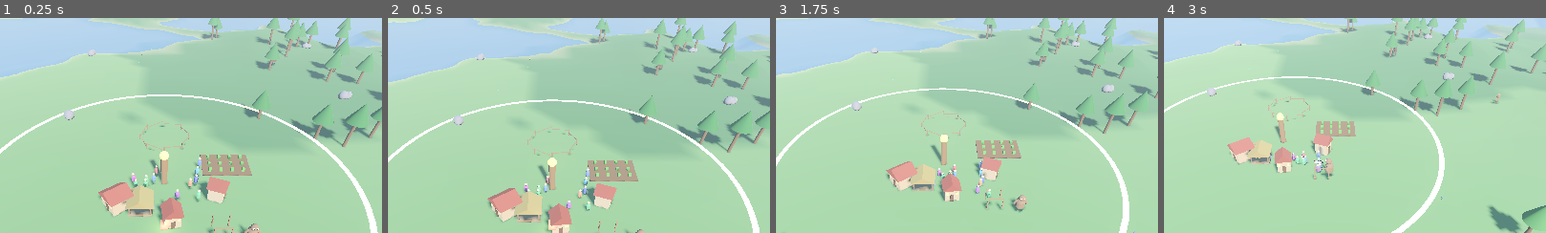
Above: before the commit, frames 1-4 (left to right).
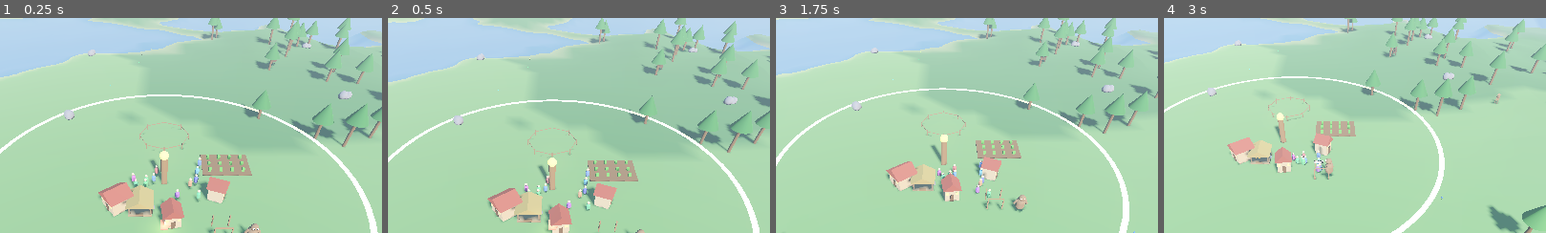
Above: after the commit, the same moments.

Repository: tjloman/tjloman
Game: Godot game, scene res://scenes/main.tscn
Same seed, same stepped clock (60 frames per second), same inputs: the game is played once before the commit and once after it.
Inputs (mouse positions are % of the whole screen's width and height, from its top left):
- Up to frame 1 (0.25 s): no input
- Up to frame 2 (0.5 s): no input
- Up to frame 3 (1.75 s): move the mouse to (72, 45) at 0.52 s; hold Right 0.53-1.25 s; hold S (cam_back) 0.53-1.25 s; click (72, 45) at 0.67 s; drag from (30, 55) to (45, 70) at 1.27 s
- Up to frame 4 (3 s): move the mouse to (60, 28) at 2.02 s; hold Right 2.03-2.75 s; hold A (cam_left) 2.03-2.75 s; drag from (45, 70) to (20, 35) at 2.77 s
The pictures show only the part of the screen within x 28-78%, y 0-50%; the shares and areas given below are measured in that part.

The runs differ from the first frame. In frame 1, 0.1% of the frame differs, in the area x 36-50%, y 48-62%; in frame 2, 0.1%; in frame 3, 0.1%; in frame 4, 0.1%.

Commit message:
Fix boot errors: off-tree transforms and a shadowed 'witness'
look_at/to_global need a node inside the tree, but the pen rails and
starting houses were being oriented before add_child — compute their
bases with Basis.looking_at instead (the pen code's to_local(to_global())
round-trip was a no-op anyway). Rename the creature's local 'witness'
so it stops shadowing the witness() method.

Co-Authored-By: Claude Fable 5 <noreply@anthropic.com>
Claude-Session: https://claude.ai/code/session_01NqBKfyc5c6bViy6kUi2S7P

Diff:
--- a/scripts/creature/creature.gd
+++ b/scripts/creature/creature.gd
@@ -219,10 +219,10 @@
 		if village != null:
 			village.change_belief(4.0)  # terror is still proof of the divine
 			for v in get_tree().get_nodes_in_group("villagers"):
-				var witness := v as Villager
-				if witness.global_position.distance_to(global_position) < 15.0:
-					witness.scare(global_position)
-					witness.witness_horror(4.0)
+				var onlooker := v as Villager
+				if onlooker.global_position.distance_to(global_position) < 15.0:
+					onlooker.scare(global_position)
+					onlooker.witness_horror(4.0)
 	_target_prey = null
 	state = State.EATING
 	_action_time = 2.0
--- a/scripts/world/village.gd
+++ b/scripts/world/village.gd
@@ -80,13 +80,15 @@
 	pen.position = _pen_center
 	for i in 8:
 		var angle := TAU * i / 8.0
+		var next_angle := angle + TAU / 8.0
 		var post_pos := Vector3(cos(angle) * 4.0, 0.5, sin(angle) * 4.0)
+		var next_pos := Vector3(cos(next_angle) * 4.0, 0.5, sin(next_angle) * 4.0)
 		pen.add_child(Util.box(Vector3(0.15, 1.0, 0.15), Color(0.5, 0.38, 0.25), post_pos))
 		var rail := Util.box(Vector3(0.08, 0.08, 3.1), Color(0.55, 0.42, 0.28),
-			(post_pos + Vector3(cos(angle + TAU / 8.0) * 4.0, 0.5, sin(angle + TAU / 8.0) * 4.0)) / 2.0 \
-			+ Vector3(0, 0.25, 0))
-		rail.look_at_from_position(rail.position,
-			pen.to_local(pen.to_global(post_pos)), Vector3.UP)
+			(post_pos + next_pos) / 2.0 + Vector3(0, 0.25, 0))
+		# Aim the rail along the fence line with pure math — look_at needs
+		# the node in the tree, and the pen isn't added yet.
+		rail.basis = Basis.looking_at(next_pos - post_pos, Vector3.UP)
 		pen.add_child(rail)
 	add_child(pen)
 
@@ -118,7 +120,8 @@
 		house.village = self
 		house.age = randf_range(5.0, 20.0)
 		house.position = Vector3(cos(angle) * 7.5, 0, sin(angle) * 7.5)
-		house.look_at_from_position(house.position, Vector3.ZERO, Vector3.UP)
+		# Face the totem — computed off-tree, so no look_at here.
+		house.basis = Basis.looking_at(-house.position, Vector3.UP)
 		add_child(house)
 		houses.append(house)
 
